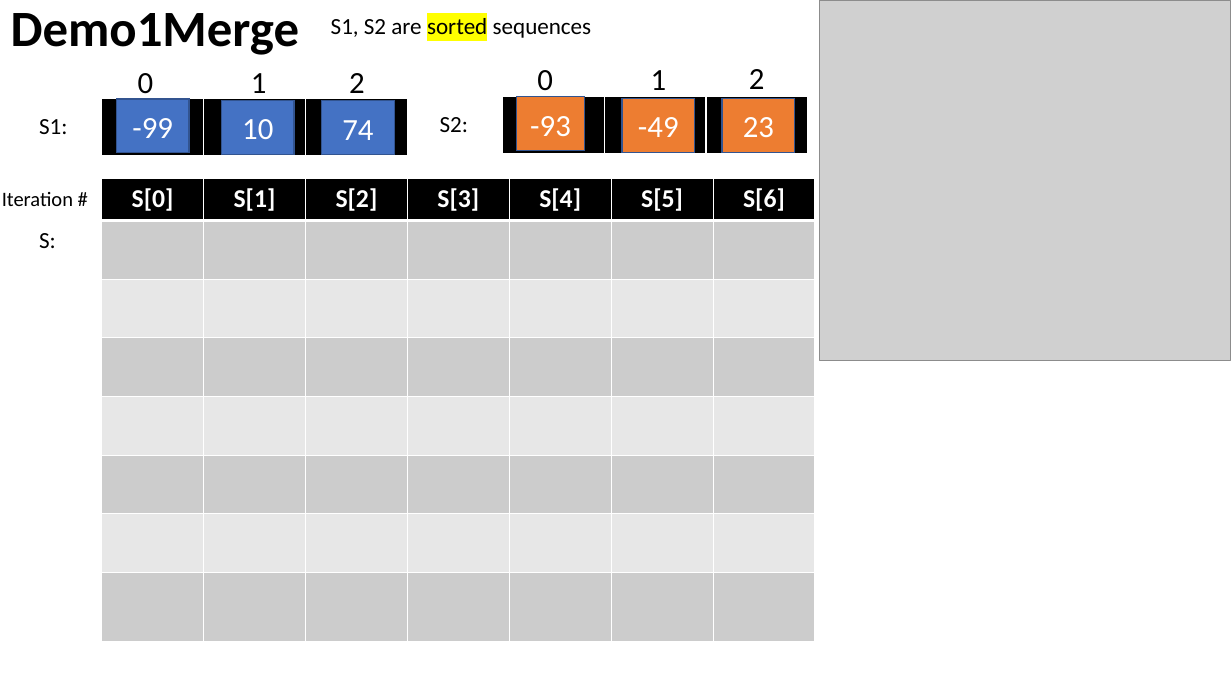
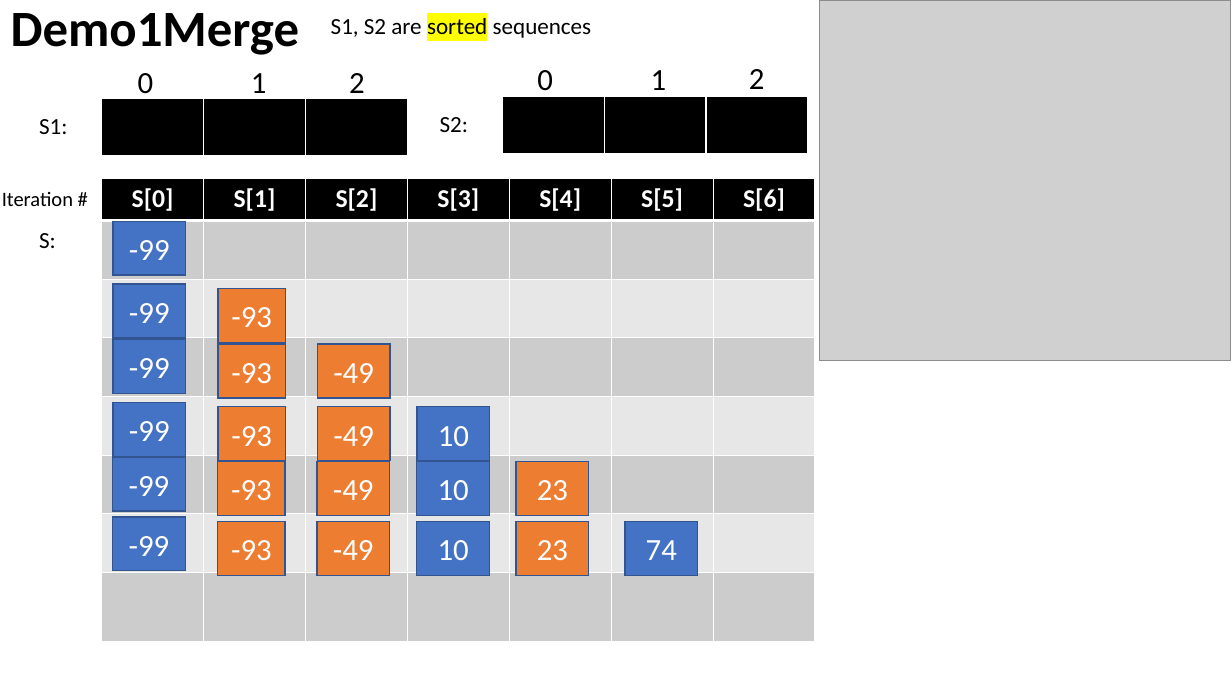
Before and after one commit to ganglix/CMPT141_lecture_code_2023_fall, a slide deck: slide 2 of week_10/ch17_ex1_demo1_ex2_ex4_solution.pptx. Drawn at 1232x693 pixels with LibreOffice and Linux fonts; fonts in the diff are those of the drawing; grey boxes stand for pictures. Boxes give left, top, right and bottom in pixels: in the first picture for what was removed or moved away, otherwise in the second. Text is boxed around its words. In the diff, an @@ line names an element or a change of style, - is before the commit and + after.

```diff
--- a/week_10/ch17_ex1_demo1_ex2_ex4_solution.pptx
+++ b/week_10/ch17_ex1_demo1_ex2_ex4_solution.pptx
@@ rectangle "-99": place and size @@
-rectangle "-99" at <box>116,99,189,152</box>
+rectangle "-99" at <box>113,221,186,274</box>
@@ rectangle added at <box>113,284,186,337</box>, fill #4472C4, outline #325491 1 pt, 24 pt, text #FFFFFF @@
+-99
@@ rectangle "-93": place and size @@
-rectangle "-93" at <box>517,97,584,151</box>
+rectangle "-93" at <box>218,288,286,342</box>
@@ rectangle added at <box>113,339,186,393</box>, fill #4472C4, outline #325491 1 pt, 24 pt, text #FFFFFF @@
+-99
@@ rectangle added at <box>218,344,286,397</box>, fill #ED7D31, outline #325491 1 pt, 24 pt, text #FFFFFF @@
+-93
@@ rectangle "-49": place and size @@
-rectangle "-49" at <box>622,99,695,152</box>
+rectangle "-49" at <box>317,344,390,397</box>
@@ rectangle added at <box>113,402,186,456</box>, fill #4472C4, outline #325491 1 pt, 24 pt, text #FFFFFF @@
+-99
@@ rectangle added at <box>218,407,286,460</box>, fill #ED7D31, outline #325491 1 pt, 24 pt, text #FFFFFF @@
+-93
@@ rectangle added at <box>317,407,390,460</box>, fill #ED7D31, outline #325491 1 pt, 24 pt, text #FFFFFF @@
+-49
@@ rectangle "10": place and size @@
-rectangle "10" at <box>222,101,295,154</box>
+rectangle "10" at <box>417,407,490,460</box>
@@ rectangle added at <box>113,457,186,511</box>, fill #4472C4, outline #325491 1 pt, 24 pt, text #FFFFFF @@
+-99
@@ rectangle added at <box>218,462,286,516</box>, fill #ED7D31, outline #325491 1 pt, 24 pt, text #FFFFFF @@
+-93
@@ rectangle added at <box>317,462,390,516</box>, fill #ED7D31, outline #325491 1 pt, 24 pt, text #FFFFFF @@
+-49
@@ rectangle added at <box>417,462,490,516</box>, fill #4472C4, outline #325491 1 pt, 24 pt, text #FFFFFF @@
+10
@@ rectangle "23": place and size @@
-rectangle "23" at <box>722,99,795,152</box>
+rectangle "23" at <box>517,462,590,516</box>
@@ rectangle added at <box>113,518,186,571</box>, fill #4472C4, outline #325491 1 pt, 24 pt, text #FFFFFF @@
+-99
@@ rectangle added at <box>218,521,286,575</box>, fill #ED7D31, outline #325491 1 pt, 24 pt, text #FFFFFF @@
+-93
@@ rectangle added at <box>317,521,390,575</box>, fill #ED7D31, outline #325491 1 pt, 24 pt, text #FFFFFF @@
+-49
@@ rectangle added at <box>417,521,490,575</box>, fill #4472C4, outline #325491 1 pt, 24 pt, text #FFFFFF @@
+10
@@ rectangle added at <box>517,521,590,575</box>, fill #ED7D31, outline #325491 1 pt, 24 pt, text #FFFFFF @@
+23
@@ rectangle "74": place and size @@
-rectangle "74" at <box>322,101,395,154</box>
+rectangle "74" at <box>625,521,698,575</box>
```
Also in this commit, not shown: 5 other slides changed, 4 other files.
